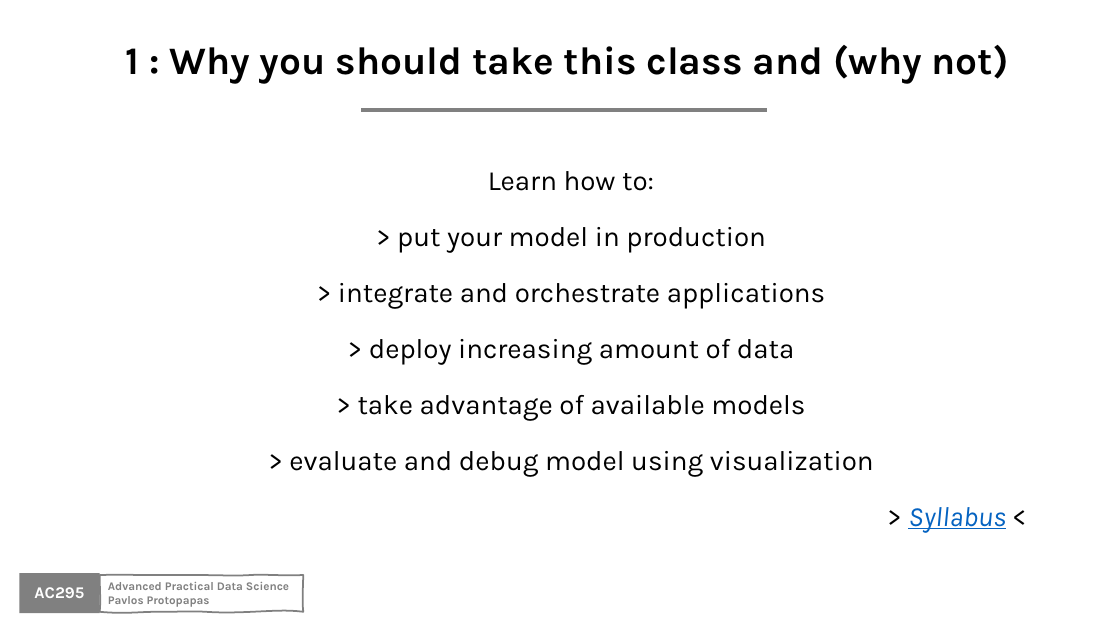
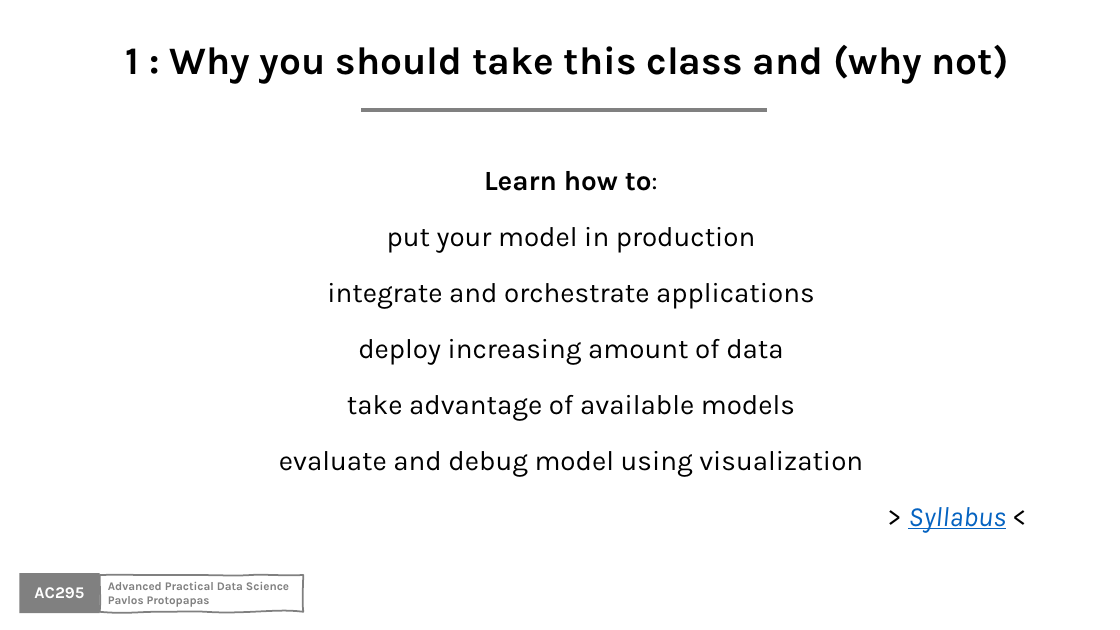
Before and after one commit to Harvard-IACS/2020-AC295, a slide deck: slide 3 of content/lectures/lecture1/presentation/lecture1_draft.pptx. Drawn at 1120x630 pixels with LibreOffice and Linux fonts; fonts in the diff are those of the drawing; background and template pictures are left out. Boxes give left, top, right and bottom in pixels: in the first picture for what was removed or moved away, otherwise in the second. Text is boxed around its words. In the diff, an @@ line names an element or a change of style, - is before the commit and + after.

Commit message:
updated presentation lecture1

```diff
--- a/content/lectures/lecture1/presentation/lecture1_draft.pptx
+++ b/content/lectures/lecture1/presentation/lecture1_draft.pptx
@@ text at (484, 171, 658, 191): bold on in "Learn how to:" @@
@@ text at (279, 227, 863, 477): text changed @@
-> put your model in production
-> integrate and orchestrate applications
-> deploy increasing amount of data
-> take advantage of available models
-> evaluate and debug model using visualization
+put your model in production
+integrate and orchestrate applications
+deploy increasing amount of data
+take advantage of available models
+evaluate and debug model using visualization
```
Also in this commit, not shown: 12 other slides changed, 1 slide added, 7 other files.
